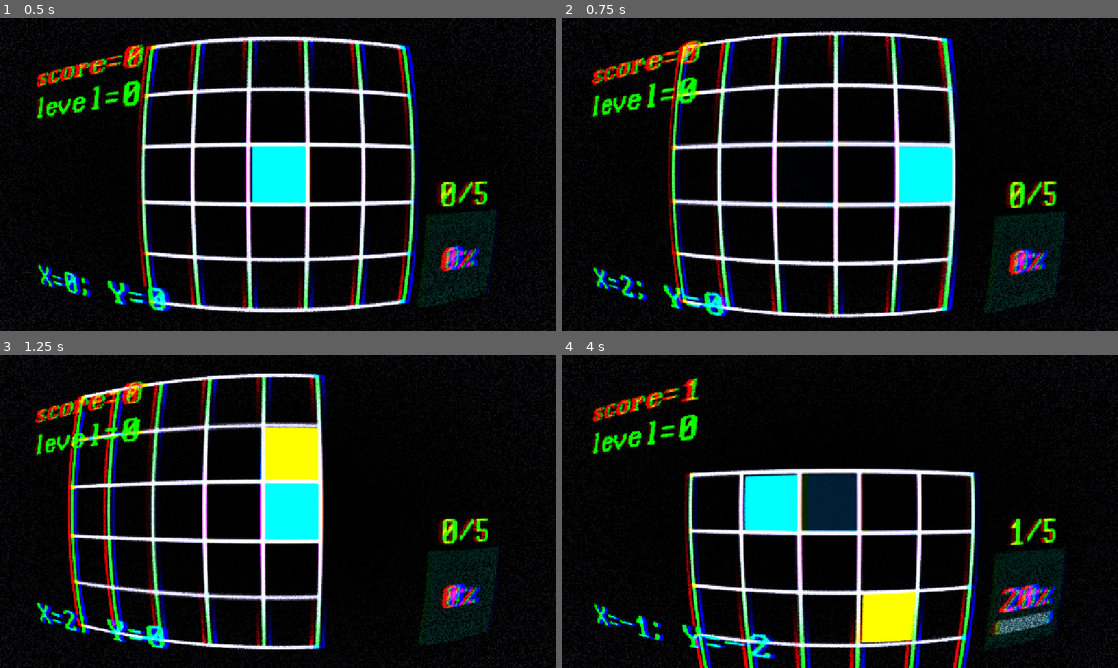
Above: before the commit, frames 1-4 (two rows, left to right).
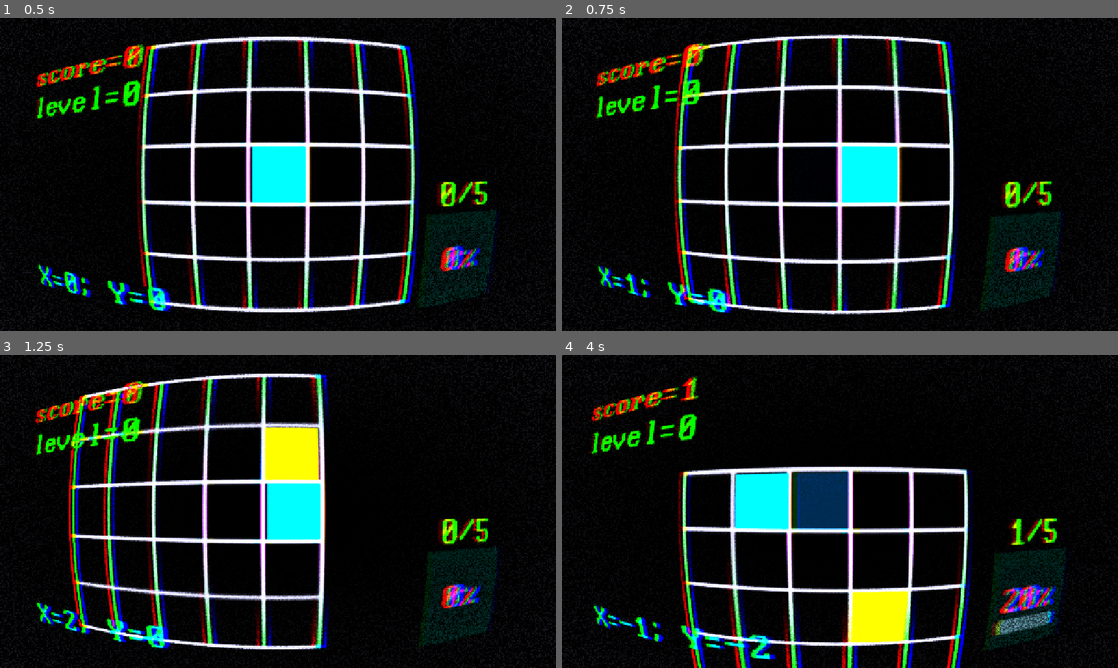
Above: after the commit, the same moments.

Repository: maseyonok421/maseyonok-sTestGameAboutPointThatCanMoveIn4DirectionsOnGrid
Game: Godot game, scene res://scenes/game.tscn
Two runs of this game, one before a commit and one after it. Both use one fixed random seed, a clock stepped at 60 frames per second and the inputs below.
Inputs:
- Up to frame 1 (0.5 s): no input
- Up to frame 2 (0.75 s): hold Right (ui_right) from 0.53 s (still down)
- Up to frame 3 (1.25 s): keep holding Right (ui_right)
- Up to frame 4 (4 s): release Right (ui_right) at 1.28 s; hold Down (ui_down) 1.28-2.03 s; hold Right (ui_right) 2.03-2.78 s; hold Up (ui_up) 2.78-3.53 s; hold Left (ui_left) from 3.53 s (still down)

Frame 1 is identical in both runs. In frame 2, 25% of the frame differs, in the area x 0-100%, y 0-100%; in frame 3, 9.4%; in frame 4, 19%.

Commit message:
[+] Lvl Up Screen

Diff:
--- a/prefabs/camera.tscn
+++ b/prefabs/camera.tscn
@@ -1,9 +1,12 @@
-[gd_scene load_steps=10 format=3 uid="uid://c2kww08j1twov"]
+[gd_scene load_steps=16 format=3 uid="uid://c2kww08j1twov"]
 
 [ext_resource type="Script" uid="uid://d0ovqlpq8v1wa" path="res://scripts/camera.gd" id="1_70n02"]
 [ext_resource type="FontFile" uid="uid://6cf8elgrtmi6" path="res://fonts/WebPlus IBM MDA/web_ibm_mda.ttf" id="2_6ayxh"]
 [ext_resource type="Script" uid="uid://b37odoswjqpg3" path="res://scripts/xp_pb.gd" id="2_qwx7c"]
+[ext_resource type="Shader" uid="uid://bwea7ee11tyxv" path="res://shaders/smthInterestingShader.gdshader" id="5_trxf1"]
+[ext_resource type="Shader" uid="uid://mak0agtei4xa" path="res://shaders/lvlTransitionNoise.gdshader" id="6_rrdqj"]
 [ext_resource type="Shader" uid="uid://d1bql1rmvfe7x" path="res://shaders/multishader.gdshader" id="7_ffi68"]
+[ext_resource type="Shader" uid="uid://dym1nyw2qj70n" path="res://shaders/scanLinesShader.gdshader" id="7_xymdj"]
 
 [sub_resource type="Gradient" id="Gradient_6p8hw"]
 colors = PackedColorArray(0, 0, 0, 0.2509804, 0, 0, 0, 0.2509804)
@@ -29,6 +32,25 @@
 shader_parameter/amountMx = 0.57999998703584
 shader_parameter/amountMn = 0.02
 shader_parameter/speed = 0.016
+
+[sub_resource type="ShaderMaterial" id="ShaderMaterial_rrdqj"]
+shader = ExtResource("5_trxf1")
+shader_parameter/displacement = 3.0
+shader_parameter/height = 0.7
+shader_parameter/width = 0.5
+shader_parameter/fade = 0.7
+
+[sub_resource type="ShaderMaterial" id="ShaderMaterial_ffi68"]
+shader = ExtResource("6_rrdqj")
+shader_parameter/amount = 5.30000019073486
+shader_parameter/speed = 0.5
+
+[sub_resource type="ShaderMaterial" id="ShaderMaterial_gchb6"]
+shader = ExtResource("7_xymdj")
+shader_parameter/lineThickness = 10.0
+shader_parameter/lineSpacing = 15.53100073446262
+shader_parameter/lineBrightness = 0.0
+shader_parameter/screenYOffset = 0.0
 
 [node name="Camera" type="Camera2D"]
 script = ExtResource("1_70n02")
@@ -113,3 +135,60 @@
 offset_top = -367.0
 offset_right = 642.0
 offset_bottom = 370.0
+
+[node name="lvlTransitionShader" type="ColorRect" parent="."]
+visible = false
+material = SubResource("ShaderMaterial_rrdqj")
+offset_left = -652.0
+offset_top = -369.0
+offset_right = 643.0
+offset_bottom = 370.0
+
+[node name="lvlTransitionBG" type="ColorRect" parent="."]
+modulate = Color(1, 1, 1, 0)
+material = SubResource("ShaderMaterial_ffi68")
+offset_left = -642.0
+offset_top = -363.0
+offset_right = 642.0
+offset_bottom = 364.0
+
+[node name="lableBG" type="ColorRect" parent="lvlTransitionBG"]
+layout_mode = 1
+anchors_preset = 8
+anchor_left = 0.5
+anchor_top = 0.5
+anchor_right = 0.5
+anchor_bottom = 0.5
+offset_left = -652.0
+offset_top = -69.5
+offset_right = 648.0
+offset_bottom = 69.5
+grow_horizontal = 2
+grow_vertical = 2
+color = Color(0.9340804, 0.9340805, 0.93408036, 1)
+
+[node name="Label" type="Label" parent="lvlTransitionBG"]
+material = SubResource("ShaderMaterial_gchb6")
+layout_mode = 1
+anchors_preset = 8
+anchor_left = 0.5
+anchor_top = 0.5
+anchor_right = 0.5
+anchor_bottom = 0.5
+offset_left = -81.5
+offset_top = -11.5
+offset_right = 81.5
+offset_bottom = 11.5
+grow_horizontal = 2
+grow_vertical = 2
+theme_override_colors/font_color = Color(0, 0, 0, 1)
+theme_override_colors/font_shadow_color = Color(0, 0, 0, 0)
+theme_override_colors/font_outline_color = Color(0, 0, 0, 1)
+theme_override_fonts/font = ExtResource("2_6ayxh")
+theme_override_font_sizes/font_size = 80
+text = "NEW LEVEL REACHED"
+
+[node name="decayTimer" type="Timer" parent="lvlTransitionBG"]
+wait_time = 0.1
+
+[connection signal="timeout" from="lvlTransitionBG/decayTimer" to="." method="_on_decay_timer_timeout"]
--- a/prefabs/player.tscn
+++ b/prefabs/player.tscn
@@ -19,6 +19,6 @@
 shape = SubResource("RectangleShape2D_4dohe")
 
 [node name="moveTimer" type="Timer" parent="."]
-wait_time = 0.15
+wait_time = 0.175
 
 [connection signal="timeout" from="moveTimer" to="." method="_on_move_timer_timeout"]
--- a/scripts/camera.gd
+++ b/scripts/camera.gd
@@ -10,6 +10,10 @@
 @export var camSpeed = 1.0
 @export var zoomSpeed = 1.0
 
+func _showNewLevel():
+	$lvlTransitionBG.modulate = Color(1, 1, 1, 1)
+	$lvlTransitionBG/decayTimer.start()
+
 func moveToCoordinates() -> void:
 	global_position.x = \
 	positionX * ( Global.cellSize + Global.gridLineSize)
@@ -21,6 +25,8 @@
 	positionY = 0
 	playerX = 0
 	playerY = 0
+	get_tree().get_first_node_in_group("Player").getPlayerCoords.connect(_on_getting_player_coords)
+	get_parent().showNewLevel.connect(_showNewLevel)
 	print("Camera Inicialization OK")
 
 
@@ -31,7 +37,6 @@
 	+ abs(playerY-positionY) ) * zoomSpeed
 	zoom = Vector2(curZoom, curZoom)
 
-	get_tree().get_first_node_in_group("Player").getPlayerCoords.connect(_on_getting_player_coords)
 	$ScoreLabel.text = "score="+str(Global.score)
 	$PositionInfoLabel.text = \
 	"X=" + str(playerX) + "; Y=" + str(playerY)
@@ -50,3 +55,13 @@
 func _on_getting_player_coords(x, y):
 	playerX = x
 	playerY = y
+
+
+func _on_decay_timer_timeout() -> void:
+	var cur = $lvlTransitionBG.modulate.r
+	var amount = 0.07
+	$lvlTransitionBG.modulate = Color(cur-amount, cur-amount, cur-amount, cur-amount)
+	if cur <= 0.5:
+		$lvlTransitionBG/decayTimer.stop()
+		$lvlTransitionBG.modulate = Color(0, 0, 0, 0)
+	print("OK Decay Timer")
--- a/scripts/game.gd
+++ b/scripts/game.gd
@@ -2,6 +2,7 @@
 
 signal redrawGrid()
 signal changeRespawnTime()
+signal showNewLevel()
 
 func _ready() -> void:
 	#$bg.position += Vector2(
@@ -18,12 +19,12 @@
 		Global.xpForLevels += \
 		floor(Global.xpForLevels*Global.xpKoef)
 
-		print(Global.xpForLevels)
+		emit_signal("showNewLevel")
 
-		if Global.curLevel == 1 || Global.curLevel == 4 || Global.curLevel == 6:
+		if Global.curLevel == 1 || Global.curLevel == 4 || Global.curLevel == 5:
 			Global.gridSize += 1
 			emit_signal("redrawGrid")
-		if Global.curLevel == 2 || Global.curLevel == 4 || Global.curLevel == 6:
+		if Global.curLevel == 2 || Global.curLevel == 4 || Global.curLevel == 5:
 			Global.maxPointsOnScreen += 4
 		if Global.curLevel == 2 || Global.curLevel == 3 || Global.curLevel == 5:
 			emit_signal("changeRespawnTime")
--- /dev/null
+++ b/shaders/lvlTransitionNoise.gdshader
@@ -0,0 +1,22 @@
+shader_type canvas_item;
+
+uniform sampler2D SCREEN_TEXTURE : hint_screen_texture;
+
+uniform float amount : hint_range(0.0, 5.3, 0.01) = 0.5;
+uniform float speed  : hint_range(0.0, 0.5, 0.001)= 2.05 ;
+
+float random(vec2 st){
+	return fract(sin(dot(st.xy, vec2(12.9898, 78.233))) * 43758.5453123);
+}
+
+void fragment() {
+
+	vec4 color = texture(SCREEN_TEXTURE, SCREEN_UV);
+
+	float time = TIME*speed;
+	float grain = round(random(UV + time));
+
+	color.rgb = vec3(grain, grain, grain);
+	COLOR = color;
+
+}
--- a/shaders/scanLinesShader.gdshader
+++ b/shaders/scanLinesShader.gdshader
@@ -5,12 +5,10 @@
 uniform float lineBrightness: hint_range(0.0, 1.0 ) = 0.0;
 uniform float screenYOffset : hint_range(-1.0, 1.0) = 0.0;
 
-uniform sampler2D screen_texture : hint_screen_texture;
-
 void fragment() {
 
-	vec4 color= texture(screen_texture, SCREEN_UV);
-	float scanline = sin((UV.y + screenYOffset - TIME/10.0) * 3.1415 * lineSpacing);
+	vec4 color= texture(TEXTURE, UV);
+	float scanline = sin((UV.y + screenYOffset - TIME*0.5) * 3.1415 * lineSpacing);
 	scanline = (scanline + 1.0) * 0.5;
 	scanline = floor(scanline * lineThickness) / lineThickness;
 
Not shown, added: shaders/lvlTransitionNoise.gdshader.uid
